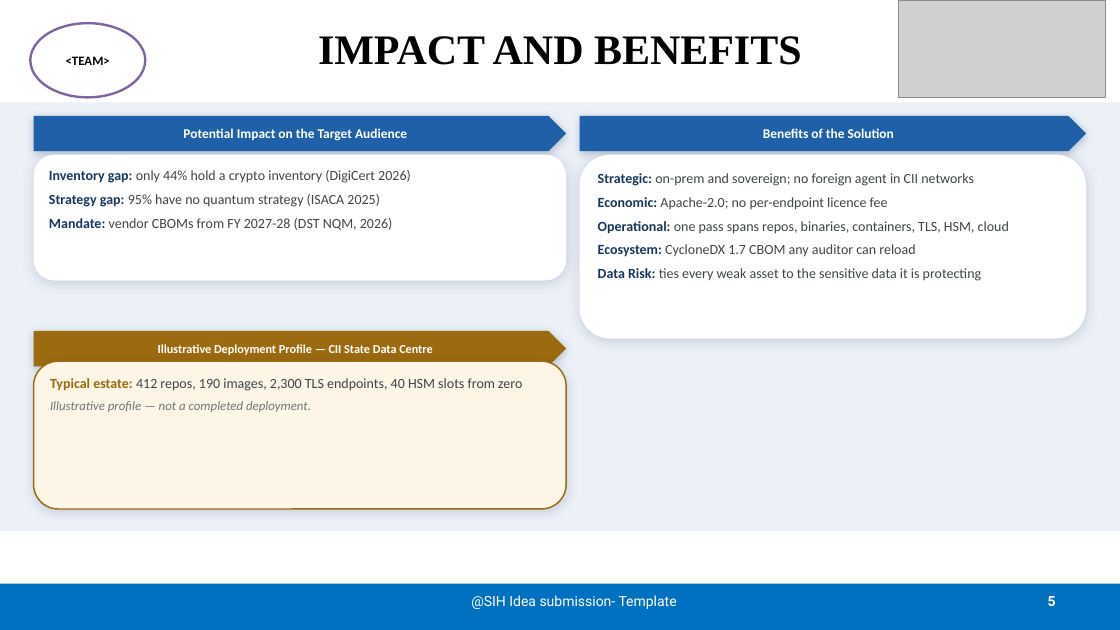
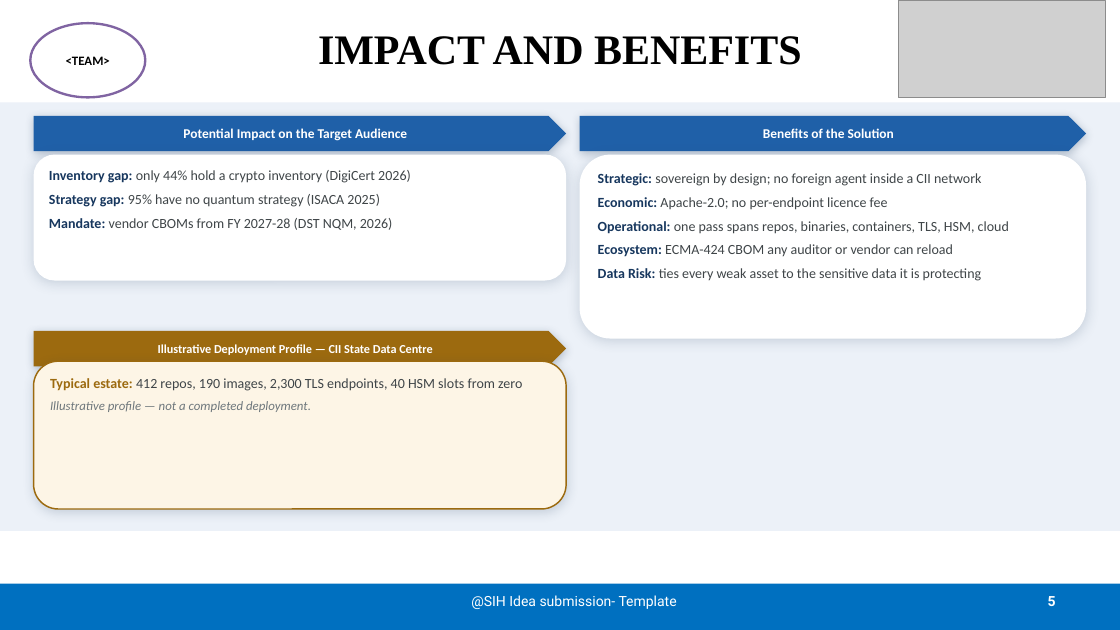
Before and after one commit to RohanExploit/q-darpan, a slide deck: slide 5 of deck/SIH2026_SIH26164_Q-DARPAN.pptx. Drawn at 1120x630 pixels with LibreOffice and Linux fonts; fonts in the diff are those of the drawing; grey boxes stand for pictures. Boxes give left, top, right and bottom in pixels: in the first picture for what was removed or moved away, otherwise in the second. Text is boxed around its words. In the diff, an @@ line names an element or a change of style, - is before the commit and + after.

```diff
--- a/deck/SIH2026_SIH26164_Q-DARPAN.pptx
+++ b/deck/SIH2026_SIH26164_Q-DARPAN.pptx
@@ text in rounded rectangle at box(598, 173, 981, 186): text changed @@
-Strategic: on-prem and sovereign; no foreign agent in CII networks
+Strategic: sovereign by design; no foreign agent inside a CII network
@@ text in rounded rectangle at box(598, 244, 953, 257): text changed @@
-Ecosystem: CycloneDX 1.7 CBOM any auditor can reload
+Ecosystem: ECMA-424 CBOM any auditor or vendor can reload
```
Also in this commit, not shown: 2 other slides changed.
